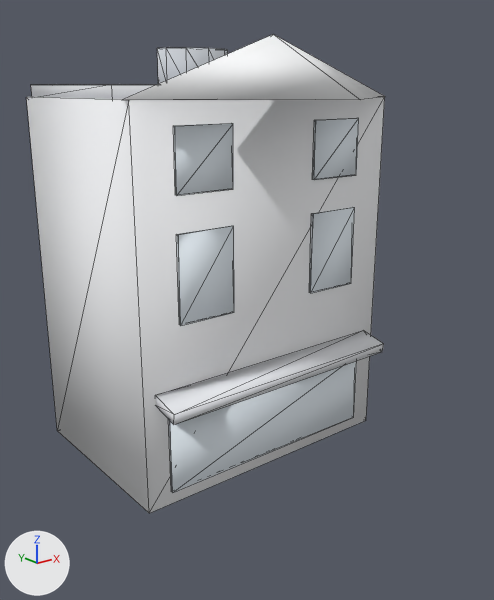
One commit to the glTF model Assets/models/commercial-shop-gable.glb: the scene before it, then after it.
Both versions are drawn from a 50 mm camera at (-16.4, -21.0, 14.8) aimed at (-0.1, -0.6, 6.6). Every picture has the same lights, and +X, +Y and +Z are marked at lower left. The picture after the commit comes second. Mesh edges are drawn as thin lines. Where no turn or scale is listed for an object, it has been applied to the vertices.

Names of what the first picture shows: 'geometry_0'.
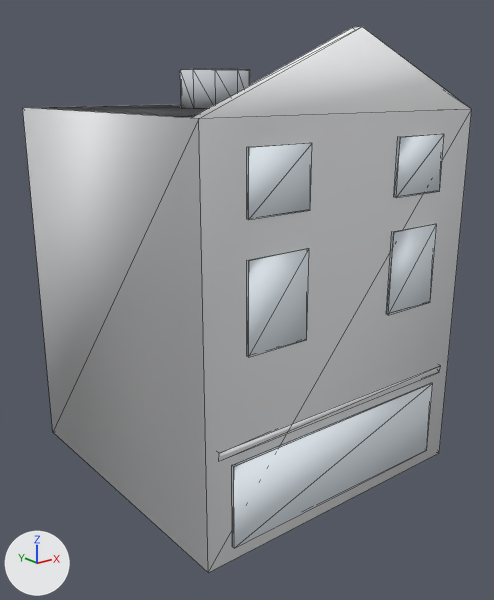
What differs and where, as boxes [x1, y1, x2, y2] in the pictures (494 x 600 px; the box of a moved part takes in the faces that stretch with it):
'geometry_0', reshaped (25% wider, 14% taller): before [26, 34, 385, 513]; after [23, 27, 472, 573]
part 1 of me_geometry_0, added: after [46, 105, 206, 117]
part 2 of me_geometry_0, added: after [180, 69, 250, 109]
part 3 of me_geometry_0, moved or reshaped: before [156, 331, 384, 425]; after [219, 366, 440, 457]
part 4 of me_geometry_0, added: after [232, 383, 433, 548]
part 5 of me_geometry_0, moved or reshaped: before [177, 226, 234, 326]; after [247, 249, 309, 357]
part 6 of me_geometry_0, moved or reshaped: before [173, 123, 233, 195]; after [247, 143, 312, 219]
part 7 of me_geometry_0, moved or reshaped: before [309, 207, 355, 293]; after [387, 224, 437, 315]
part 8 of me_geometry_0, moved or reshaped: before [313, 118, 359, 180]; after [395, 134, 444, 197]
part 9 of me_geometry_0, rebuilt (25% wider, 31% taller): before [26, 97, 385, 513]; after [23, 27, 472, 573]
part 10 of me_geometry_0, deleted: before [157, 48, 228, 84]
part 11 of me_geometry_0, deleted: before [31, 85, 155, 99]
part 12 of me_geometry_0, deleted: before [169, 361, 356, 493]
part 13 of me_geometry_0, deleted: before [123, 34, 385, 100]

Patch to the scene script:
```diff
--- a/Assets/models/commercial-shop-gable.glb.py
+++ b/Assets/models/commercial-shop-gable.glb.py
@@ me_geometry_0 @@
 # used by ob_geometry_0; location = (0.0, 0.0, 0.0)
-me_geometry_0.from_pydata(...)  # 92 vertices, 144 faces; spans x -6.0..6.0, y -6.0..6.0, z 0.0..16.5
+me_geometry_0.from_pydata(...)  # 90 vertices, 144 faces; spans x -6.0..6.0, y -6.0..6.0, z 0.0..16.5
+# me_geometry_0 part 1: a new loose piece, a box spanning x -5.7..5.7, y -4.69..5.75, z 13.6..14.0, in mat_sww_flat_vertex
+# me_geometry_0 part 2: a new loose piece, a 10-sided cylinder along z spanning x -1.3..1.3, y 0.1..2.9, z 14.0..15.4, in mat_sww_flat_vertex
+# me_geometry_0 part 3: the loose piece of 8 vertices spanning x -5.3..5.3, y -3.1..-1.9, z 3.9..4.5 is scaled about its middle by (1.03, 0.332, 0.583), then moved by (0.0, -3.2, -0.2)
+# me_geometry_0 part 4: a new loose piece, a box spanning x -5.0..5.0, y -6.0..-5.901, z 0.5..3.5, in mat_sww_flat_vertex
+# me_geometry_0 part 5: the loose piece of 8 vertices spanning x -4.3..-1.9, y -2.1..-2.0, z 6.9..10.1 is moved by (-0.1, -3.9, 0.0)
+# me_geometry_0 part 6: the loose piece of 8 vertices spanning x -4.3..-1.9, y -2.1..-2.0, z 11.4..13.6 is moved by (-0.1, -3.9, -0.3)
+# me_geometry_0 part 7: the loose piece of 8 vertices spanning x 1.9..4.3, y -2.1..-2.0, z 6.9..10.1 is moved by (0.1, -3.9, 0.0)
+# me_geometry_0 part 8: the loose piece of 8 vertices spanning x 1.9..4.3, y -2.1..-2.0, z 11.4..13.6 is moved by (0.1, -3.9, -0.3)
+# me_geometry_0 part 9: the loose piece of 8 vertices spanning x -5.8..5.8, y -2.0..6.0, z 0.0..14.4 is rebuilt with 12 vertices and now spans x -6.0..6.0, y -5.9..6.0, z 0.0..16.5
+# me_geometry_0 part 10: the loose piece of 22 vertices spanning x -1.5..1.5, y 1.9..4.1, z 14.8..16.2 is deleted
+# me_geometry_0 part 11: the loose piece of 8 vertices spanning x -5.6..5.6, y -0.6..5.9, z 14.4..14.9 is deleted
+# me_geometry_0 part 12: the loose piece of 8 vertices spanning x -4.8..4.8, y -2.1..-2.0, z 0.5..3.5 is deleted
+# me_geometry_0 part 13: the loose piece of 6 vertices spanning x -6.0..6.0, y -6.0..2.3, z 14.4..16.5 is deleted
 me_geometry_0.materials.append(mat_sww_flat_vertex)
```
